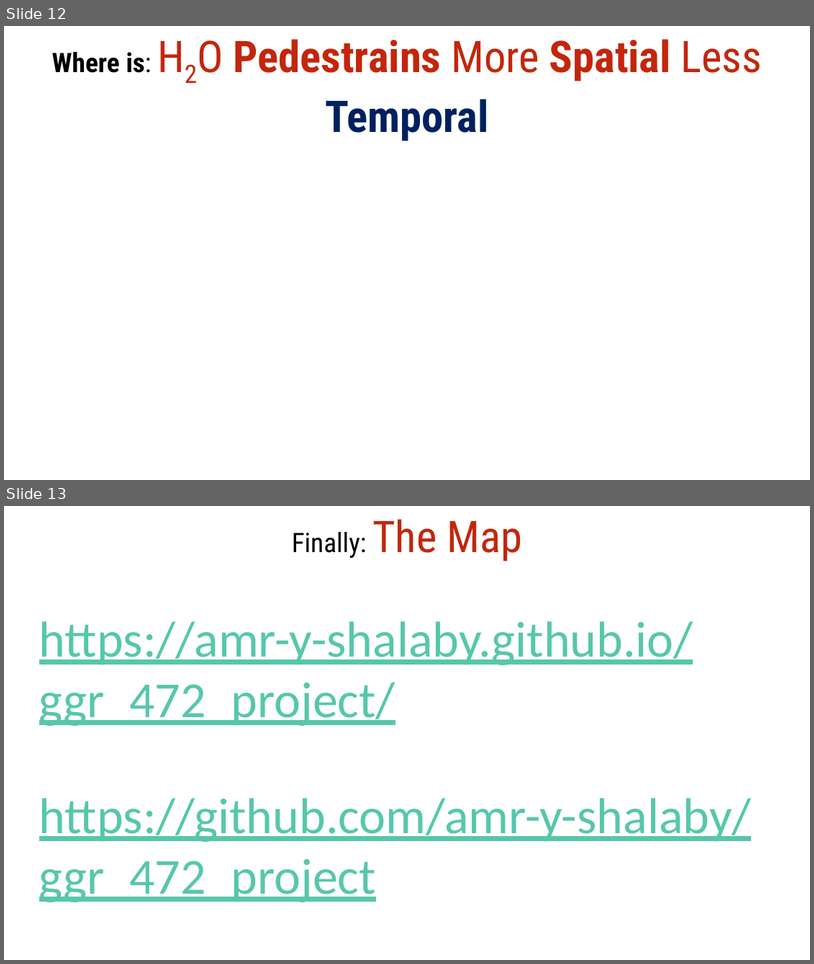
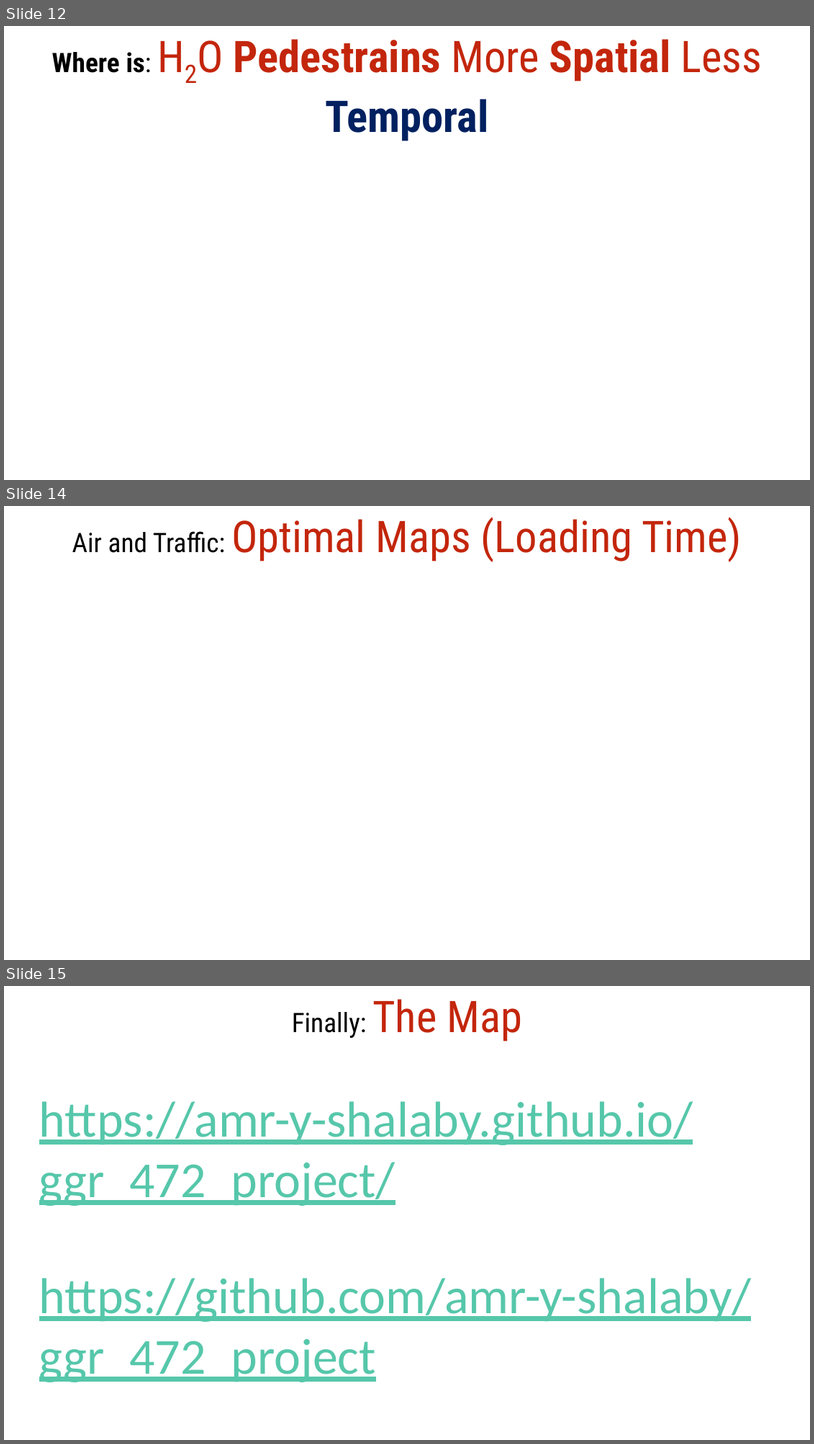
Before and after one commit to shalabyamr/Web_Maps_with_Auto_ML_Forecasts, a slide deck: Report/Pipeline_Process.pptx. Shown one above the other, each under a label of ours: slides 12 and 13 before the commit, slides 12, 14 and 15 after it; the slides between them are not shown. The pictures are 814x964 and 814x1444 pixels, drawn with LibreOffice and Linux fonts; fonts in the diff are those of the drawing; background and template pictures are left out. Boxes give left, top, right and bottom in pixels: in the first picture for what was removed or moved away, otherwise in the second. Text is boxed around its words. In the diff, an @@ line names an element or a change of style, - is before the commit and + after.

Commit message:
Added Maps Tester..

```diff
--- a/Report/Pipeline_Process.pptx
+++ b/Report/Pipeline_Process.pptx
@@ slide 14 added at [4, 506, 810, 960], background picture (left out) @@
@@ text added at [72, 517, 742, 562], 52 pt, text #C3260C @@
+Air and Traffic: Optimal Maps (Loading Time)
@@ what was slide 13 is now slide 15 @@
```
Also in this commit, not shown: 4 slides changed, 1 other slide added, 3 other files.
